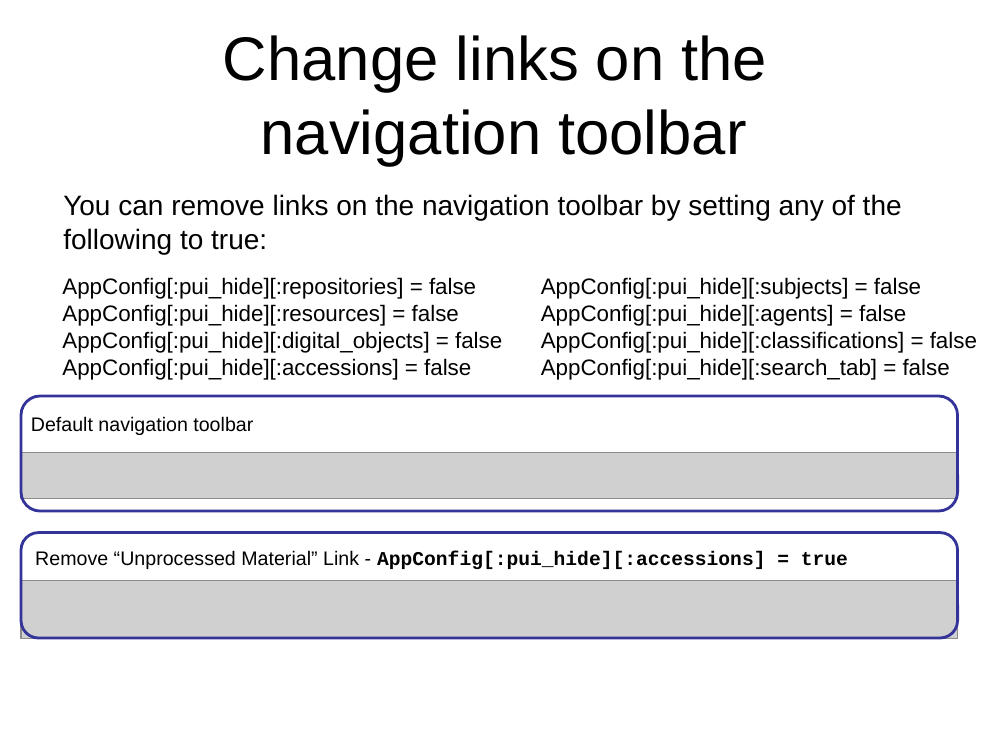
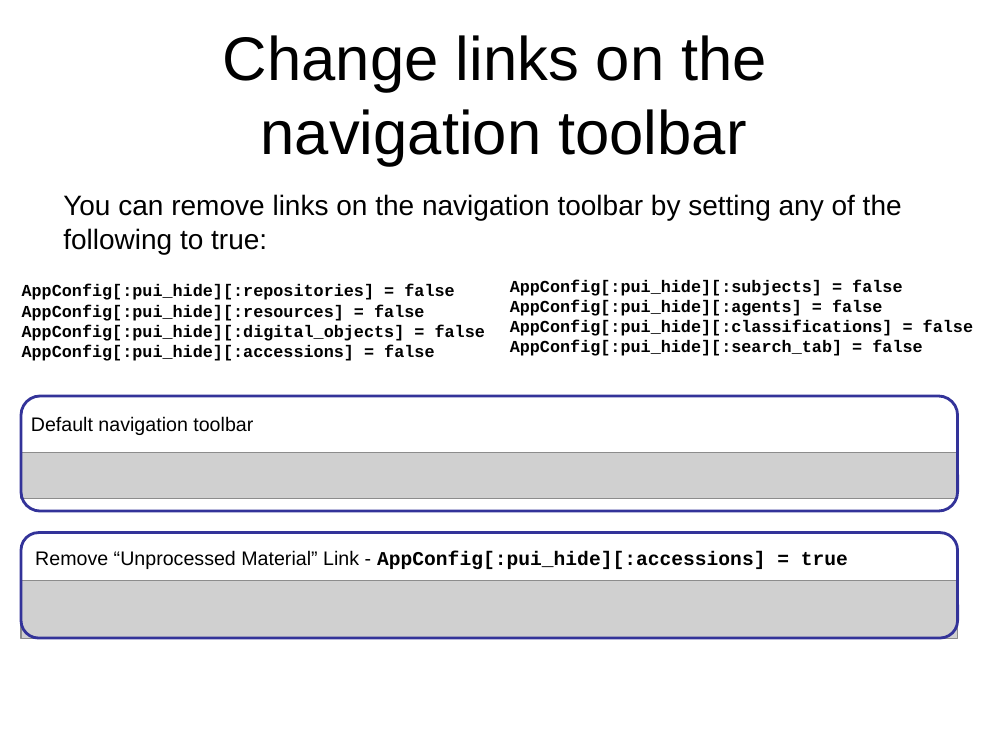
Before and after one commit to archivesspace/tech-docs, a slide deck: slide 7 of customization/customizing_PUI_examples/OnlineForumCustomizing.pptx. Drawn at 1008x756 pixels with LibreOffice and Linux fonts; fonts in the diff are those of the drawing; grey boxes stand for pictures; background and template pictures are left out. Boxes give left, top, right and bottom in pixels: in the first picture for what was removed or moved away, otherwise in the second. Text is boxed around its words. In the diff, an @@ line names an element or a change of style, - is before the commit and + after.

```diff
--- a/customization/customizing_PUI_examples/OnlineForumCustomizing.pptx
+++ b/customization/customizing_PUI_examples/OnlineForumCustomizing.pptx
@@ text "AppConfig[:pui_hide][:repositories] = false" at (x1=22, y1=284, x2=485, y2=361): size 16 to 12 pt, font Arial to Courier New, bold on @@
@@ text "AppConfig[:pui_hide][:repositories] = false" moved from (x1=62, y1=277, x2=502, y2=380) to (x1=22, y1=284, x2=485, y2=361) @@
@@ text "AppConfig[:pui_hide][:subjects] = false" moved from (x1=541, y1=277, x2=977, y2=380) to (x1=510, y1=279, x2=973, y2=356) @@
@@ text "AppConfig[:pui_hide][:subjects] = false" at (x1=510, y1=279, x2=973, y2=356): size 16 to 12 pt, font Arial to Courier New, bold on @@
```
Also in this commit, not shown: 7 other slides changed.
